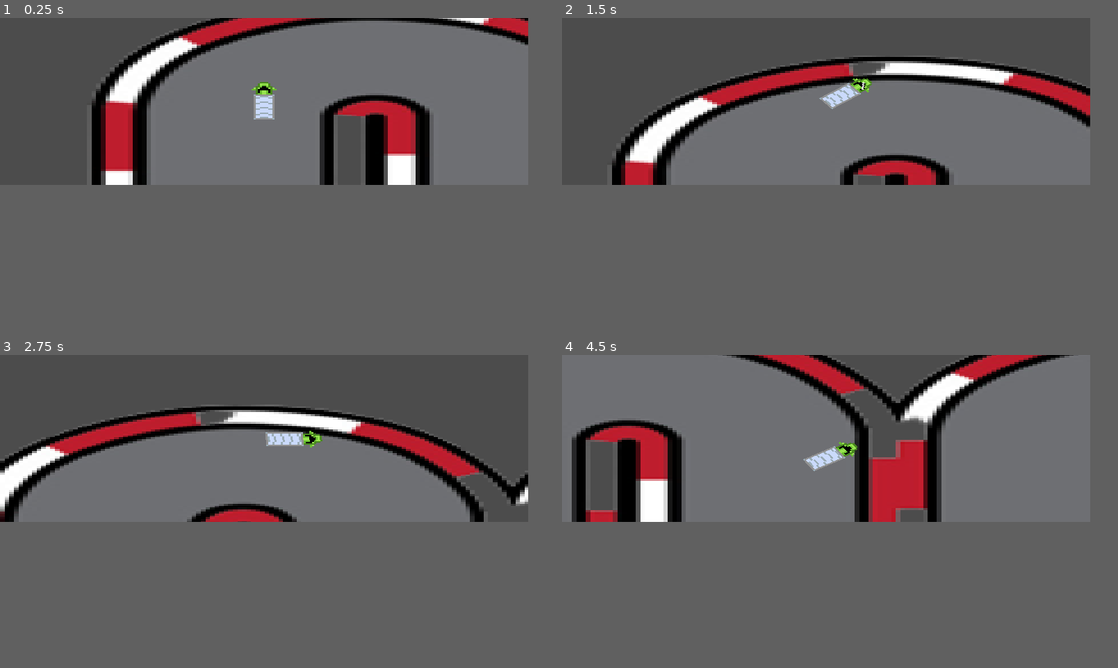
Above: before the commit, frames 1-4 (two rows, left to right).
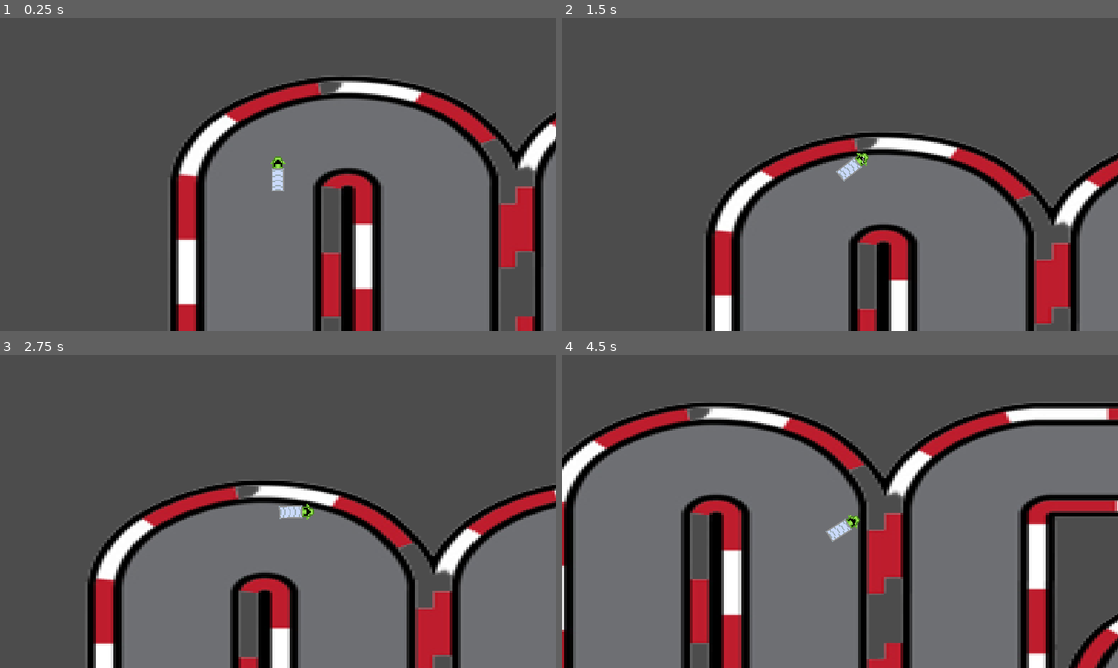
Above: after the commit, the same moments.

Repository: 2023M1T6-Inteli/grupo4
Game: Godot game, scene res://World.tscn
Two runs of this game, one before a commit and one after it. Both use one fixed random seed, a clock stepped at 60 frames per second and the inputs below.
Inputs:
- Up to frame 1 (0.25 s): no input
- Up to frame 2 (1.5 s): tap Enter at 0.5 s; hold Right (ui_right) 0.53-1.28 s; hold Space (spacebar) 0.53-1.28 s; hold Left (ui_left) from 1.28 s (still down); tap Space (spacebar) at 1.35 s
- Up to frame 3 (2.75 s): release Left (ui_left) at 2.03 s; hold Right (ui_right) from 2.03 s (still down); hold Space (spacebar) from 2.03 s (still down)
- Up to frame 4 (4.5 s): release Space (spacebar) at 2.78 s; tap Space (spacebar) at 2.85, 4.35 s; release Right (ui_right) at 3.53 s; hold Space (spacebar) 3.53-4.28 s; hold Left (ui_left) from 3.53 s (still down)
In our replay, the window is 760x240 before the commit and 800x450 after it. These sizes can differ from the game's own. Grey fills any space a smaller window leaves; there, only what the larger window draws over its background counts as a difference.

The runs differ from the first frame. In frame 1, 63% of the frame differs, in the area x 16-100%, y 0-100%; in frame 2, 55%; in frame 3, 49%; in frame 4, 53%.

Commit message:
Primeira tela
Adição da primeira tela do jogo, com a logo e mudança na resolução do jogo

Diff:
--- a/src/FirstClass/World.tscn
+++ b/src/FirstClass/World.tscn
@@ -24,7 +24,6 @@
 position = Vector2( 340, 254 )
 scale = Vector2( 3, 3 )
 current = true
-zoom = Vector2( 2, 3 )
 smoothing_enabled = true
 
 [node name="YSort" type="YSort" parent="."]
--- a/src/FirstClass/project.godot
+++ b/src/FirstClass/project.godot
@@ -16,8 +16,8 @@
 
 [display]
 
-window/size/width=380
-window/size/height=120
+window/size/width=1280
+window/size/height=720
 window/size/test_width=1280
 window/size/test_height=720
 window/stretch/mode="2d"
--- /dev/null
+++ b/src/FirstClass/tela1.tscn
@@ -0,0 +1,35 @@
+[gd_scene load_steps=13 format=2]
+
+[ext_resource path="res://logo/Camihnão bolado7.png" type="Texture" id=1]
+[ext_resource path="res://logo/Camihnão bolado2.png" type="Texture" id=2]
+[ext_resource path="res://logo/Camihnão bolado5.png" type="Texture" id=3]
+[ext_resource path="res://logo/Camihnão bolado1.png" type="Texture" id=4]
+[ext_resource path="res://logo/fundo tela 1.png" type="Texture" id=5]
+[ext_resource path="res://logo/Camihnão bolado8.png" type="Texture" id=6]
+[ext_resource path="res://logo/Camihnão bolado6.png" type="Texture" id=7]
+[ext_resource path="res://logo/Camihnão bolado12.png" type="Texture" id=8]
+[ext_resource path="res://logo/Camihnão bolado4.png" type="Texture" id=9]
+[ext_resource path="res://logo/Camihnão bolado3.png" type="Texture" id=10]
+[ext_resource path="res://logo/Camihnão bolado13.png" type="Texture" id=11]
+
+[sub_resource type="SpriteFrames" id=1]
+animations = [ {
+"frames": [ ExtResource( 4 ), ExtResource( 2 ), ExtResource( 10 ), ExtResource( 9 ), ExtResource( 3 ), ExtResource( 7 ), ExtResource( 1 ), ExtResource( 6 ), ExtResource( 8 ), ExtResource( 11 ) ],
+"loop": true,
+"name": "default",
+"speed": 5.0
+} ]
+
+[node name="Node2D" type="Node2D"]
+
+[node name="FundoTela1" type="Sprite" parent="."]
+position = Vector2( 648, 370 )
+scale = Vector2( 0.672917, 0.712037 )
+texture = ExtResource( 5 )
+
+[node name="AnimatedSprite" type="AnimatedSprite" parent="."]
+position = Vector2( 669, 364 )
+scale = Vector2( 1.74906, 1.75706 )
+frames = SubResource( 1 )
+frame = 1
+playing = true
Binary file added: src/FirstClass/logo/Camihnão bolado1.png
Not shown, added: src/FirstClass/logo/Camihnão bolado1.png.import
Binary file added: src/FirstClass/logo/Camihnão bolado12.png
Not shown, added: src/FirstClass/logo/Camihnão bolado12.png.import
Binary file added: src/FirstClass/logo/Camihnão bolado13.png
Not shown, added: src/FirstClass/logo/Camihnão bolado13.png.import
Binary file added: src/FirstClass/logo/Camihnão bolado2.png
Not shown, added: src/FirstClass/logo/Camihnão bolado2.png.import
Binary file added: src/FirstClass/logo/Camihnão bolado3.png
Not shown, added: src/FirstClass/logo/Camihnão bolado3.png.import
Binary file added: src/FirstClass/logo/Camihnão bolado4.png
Not shown, added: src/FirstClass/logo/Camihnão bolado4.png.import
(and 23 more such lines)
